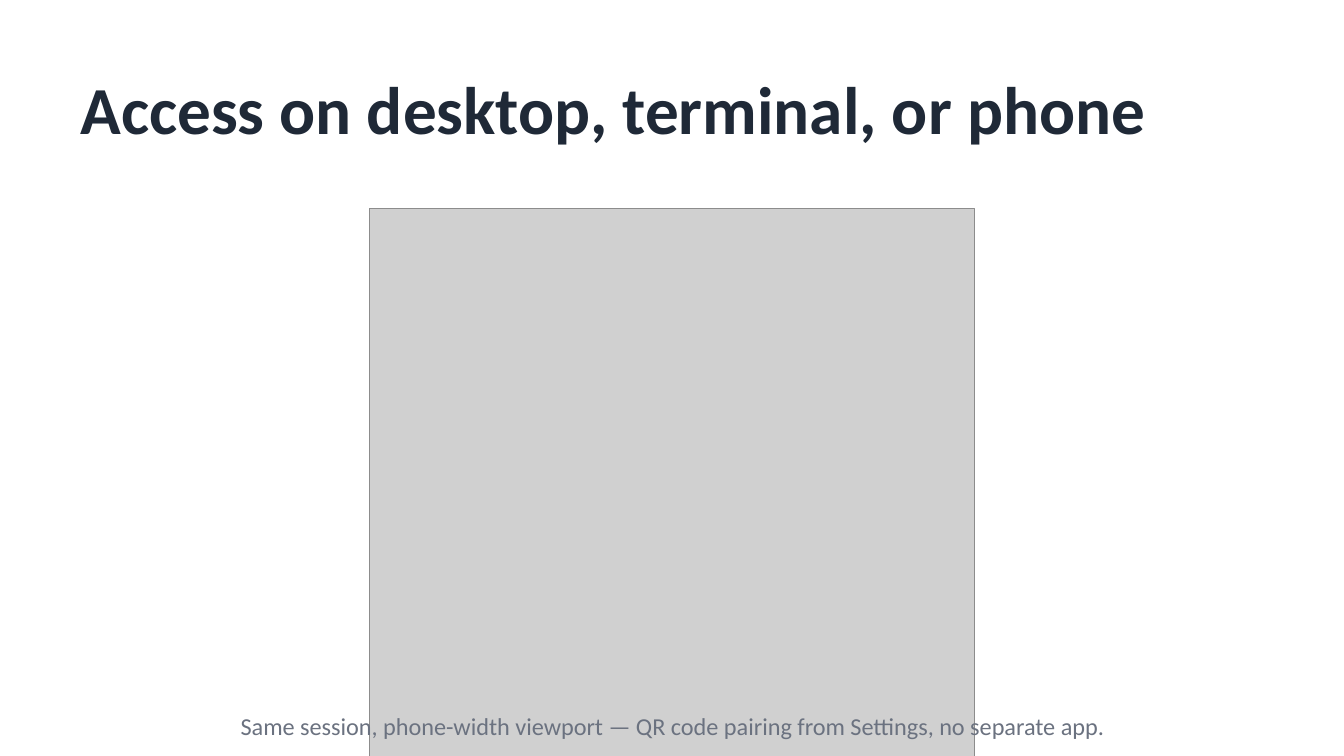
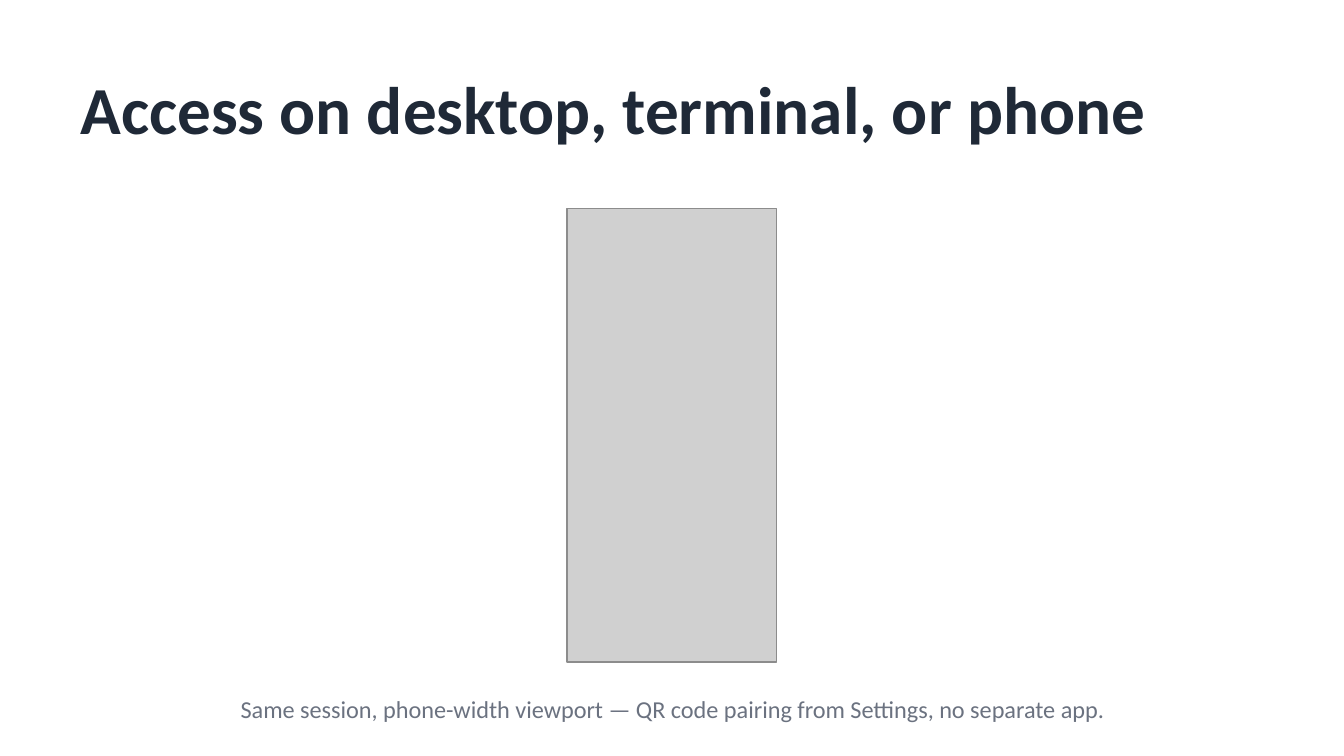
Before and after one commit to nishantsprabhakar/codingagent, a slide deck: slide 11 of docs/assets/Wrexlyn-Pitch-Deck.pptx. Drawn at 1344x756 pixels with LibreOffice and Linux fonts; fonts in the diff are those of the drawing; grey boxes stand for pictures. Boxes give left, top, right and bottom in pixels: in the first picture for what was removed or moved away, otherwise in the second. Text is boxed around its words. In the diff, an @@ line names an element or a change of style, - is before the commit and + after.

```diff
--- a/docs/assets/Wrexlyn-Pitch-Deck.pptx
+++ b/docs/assets/Wrexlyn-Pitch-Deck.pptx
@@ picture: place and size @@
-picture at [370, 208, 974, 756]
+picture at [567, 208, 777, 663]
@@ text "Same session, phone-width viewport — ..." rewrapped from [241, 715, 1104, 741] to [241, 701, 1104, 722] @@
```
Also in this commit, not shown: 4 other slides changed, 19 other files.
